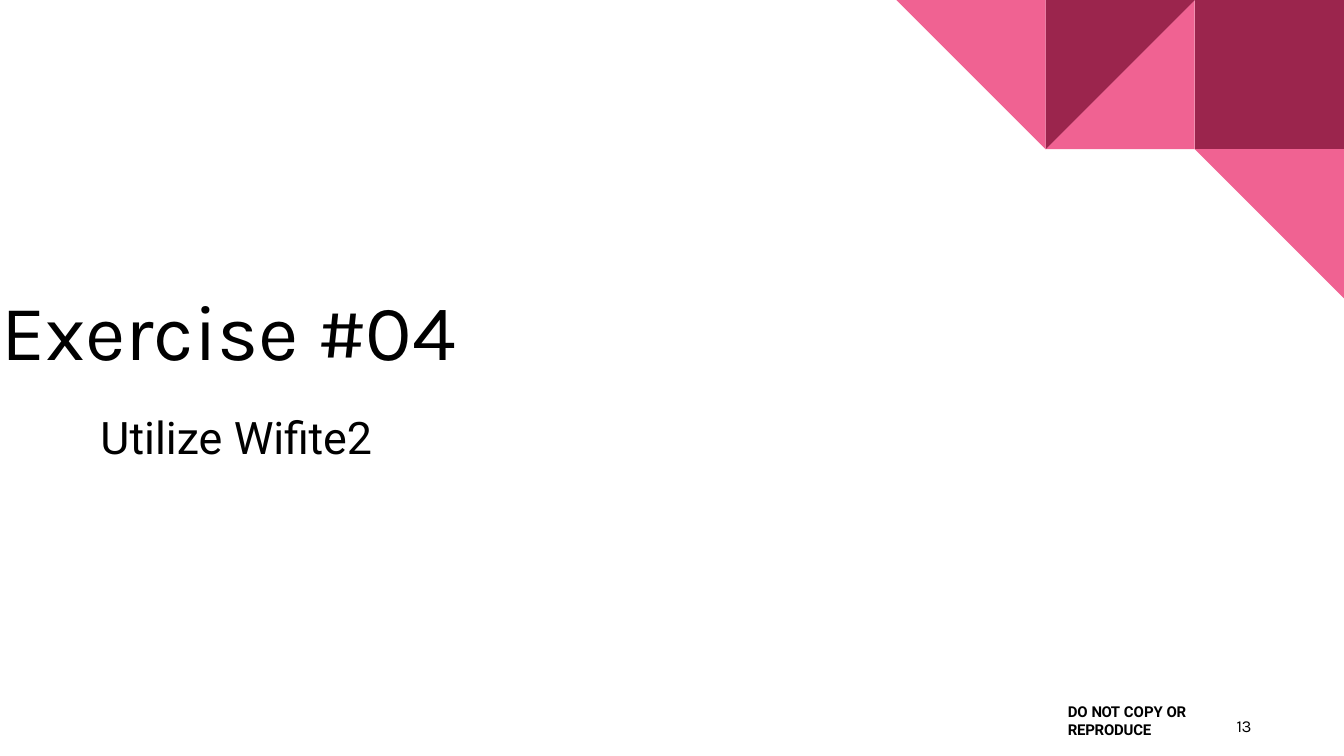
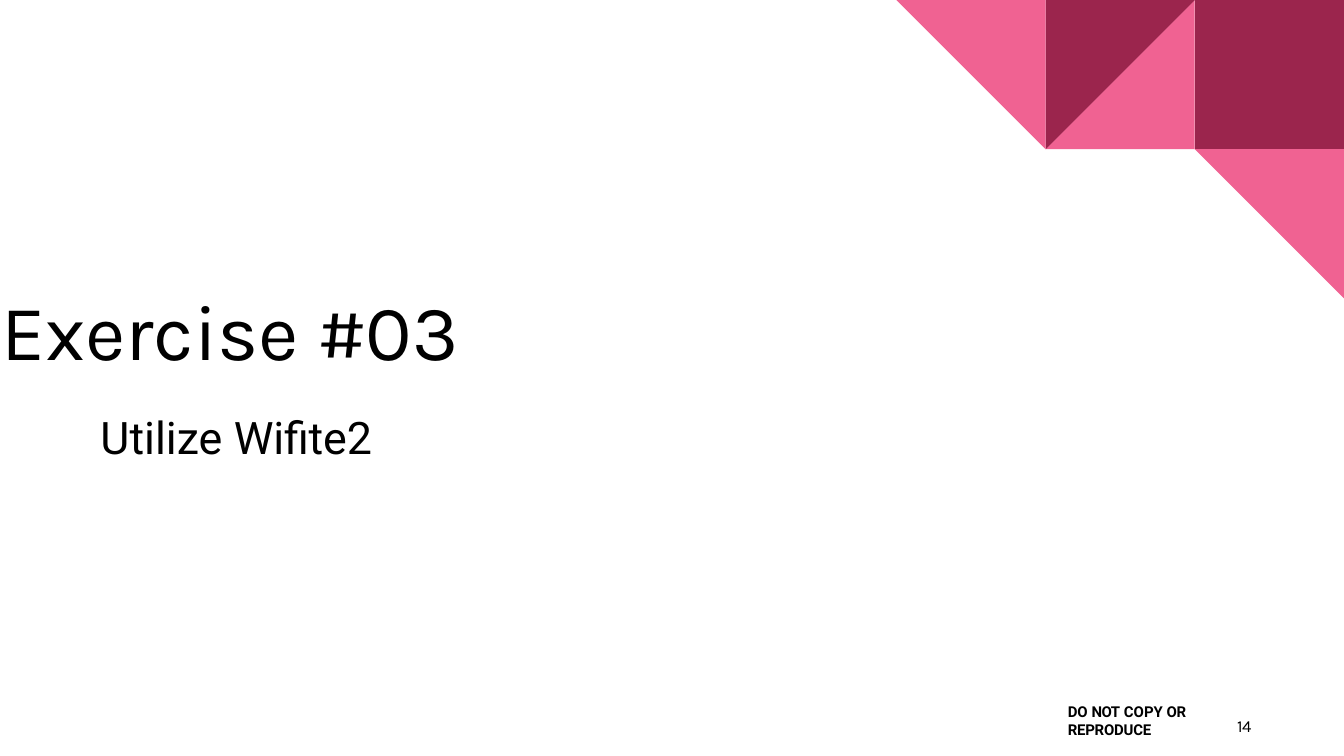
Before and after one commit to nprobert/AutoISAC-ACT-AdvWireless, a slide deck: slide 14 of 3 ACT AW - WiFi.pptx (slide 13 before the commit). Drawn at 1344x756 pixels with LibreOffice and Linux fonts; fonts in the diff are those of the drawing. Boxes give left, top, right and bottom in pixels: in the first picture for what was removed or moved away, otherwise in the second. Text is boxed around its words. In the diff, an @@ line names an element or a change of style, - is before the commit and + after.

```diff
--- a/3 ACT AW - WiFi.pptx
+++ b/3 ACT AW - WiFi.pptx
@@ title at [2, 306, 458, 361]: text changed @@
-Exercise #04
+Exercise #03
@@ page number at [1237, 721, 1251, 732]: text changed @@
-13
+14
```
Also in this commit, not shown: 4 other slides changed, 1 slide added, 1 slide removed, 5 other files.
